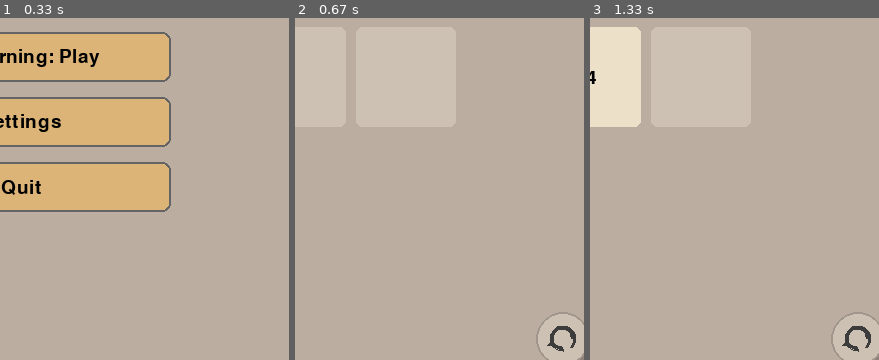
Above: before the commit, frames 1-3 (left to right).
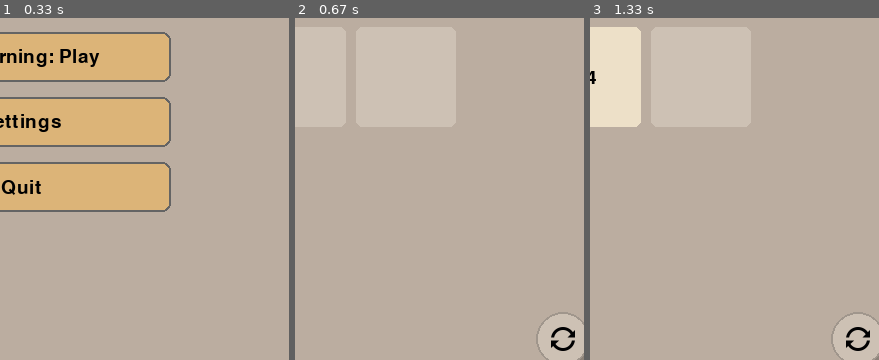
Above: after the commit, the same moments.

Repository: Hugodlg91/Game-1
Game: pygame game, started from main.py
Same seed, same stepped clock (60 frames per second), same inputs: the game is played once before the commit and once after it.
Inputs:
- Up to frame 1 (0.33 s): no input
- Up to frame 2 (0.67 s): click "Play (manual)" at 0.38 s
- Up to frame 3 (1.33 s): no input
The pictures show only the part of the screen within x 47-97%, y 48-98%; the shares and areas given below are measured in that part.

Frame 1 is identical in both runs. In frame 2, 0.3% of the frame differs, in the area x 87-98%, y 90-98%; in frame 3, 0.3%.

Commit message:
feat: Implement a new modular UI system with dedicated screens, animations, and buttons, replacing legacy UI components and integrating with game and AI logic.

Diff:
--- /dev/null
+++ b/create_icon_script.py
@@ -0,0 +1,115 @@
+import pygame
+import os
+
+def create_pixel_icon():
+    pygame.init()
+    # Create a 24x24 surface with alpha channel
+    surface = pygame.Surface((24, 24), pygame.SRCALPHA)
+
+    # Colors
+    c = (0, 0, 0, 255)  # Black solid
+    t = (0, 0, 0, 0)    # Transparent
+
+    # 24x24 grid pattern for a circular arrow
+    # This is a hand-designed pixel art pattern
+    pixels = [
+        "                        ",
+        "                        ",
+        "         xxxxxx         ",
+        "       xx      xx       ",
+        "      x          x      ",
+        "     x            x     ",
+        "    x              x    ",
+        "    x              xx   ",
+        "   x                xx  ",
+        "   x                 xx ",
+        "   x                  x ",
+        "   x                  x ",
+        "   x                  x ",
+        "   x                  x ",
+        "   x                  x ",
+        "    x                 x ",
+        "    x                x  ",
+        "     x              x   ",
+        "      x            x    ",
+        "       xx        xx     ",
+        "         xxxxxx  x      ",
+        "                xxx     ",
+        "               xxxxx    ",
+        "                        "
+    ]
+
+    # A improved circular arrow design
+    pixels_better = [
+        "                        ",
+        "          xxxx          ",
+        "       xxx    xxx       ",
+        "     xx          xx     ",
+        "    x              x    ",
+        "   x                x   ",
+        "   x                xx  ",
+        "  x                  x  ",
+        "  x                  xx ",
+        "  x                   x ",
+        "  x                   x ",
+        "  x                   x ",
+        "  x                   x ",
+        "  x                   x ",
+        "  x                  x  ",
+        "   x                 x  ",
+        "   x                 x  ",
+        "    x               x   ",
+        "     xx           xx    ",
+        "       xxx      xx      ",
+        "          xxxx  x       ",
+        "               xxx      ",
+        "              xxxxx     ",
+        "             xxxxxxx    "
+    ]
+
+    # Even simpler, thicker one for readability
+    pixels_thick = [
+        "                        ",
+        "         xxxxxx         ",
+        "       xx      xx       ",
+        "      x          x      ",
+        "     x            x     ",
+        "    x              x    ",
+        "    x              xx   ",
+        "   x                x   ",
+        "   x                    ",
+        "   x                    ",
+        "   x                    ",
+        "   x                    ",
+        "   x                    ",
+        "   x                    ",
+        "   x                x   ",
+        "    x               x   ",
+        "    x              xx   ",
+        "     x             x    ",
+        "      x           xx    ",
+        "       xx       xxx     ",
+        "         xxxxxx   x     ",
+        "                 xxx    ",
+        "                xxxxx   ",
+        "                        "
+    ]
+
+    # Let's use a procedurally drawn one on the surface to get it nicer but saved as pixels
+    # Actually, drawing primitives on a small surface often looks distinctively "pixel art" if checking aliasing
+    # But let's stick to the manual bitmask for absolute control
+
+    # Let's try to map the thick pattern
+    for y in range(24):
+        row = pixels_thick[y]
+        for x in range(len(row)):
+            if x < 24 and row[x] == 'x':
+                surface.set_at((x, y), c)
+
+    # Save the file
+    out_path = os.path.join("ui", "reset_icon.png")
+    pygame.image.save(surface, out_path)
+    print(f"Created {out_path}")
+
+if __name__ == "__main__":
+    create_pixel_icon()
--- a/game_2048_pygame.py
+++ /dev/null
@@ -1,154 +0,0 @@
-"""
-Pygame-based interactive frontend for the 2048 game.
-
-Run with:
-    python game_2048_pygame.py
-
-Controls: arrow keys or W/A/S/D to move, R to restart, Esc or close window to quit.
-"""
-from __future__ import annotations
-
-import random
-import sys
-import pygame
-from typing import Tuple
-
-from game_2048 import Game2048
-
-
-CELL_SIZE = 100
-MARGIN = 10
-FONT_SIZE = 36
-BG_COLOR = (187, 173, 160)
-EMPTY_COLOR = (205, 193, 180)
-TILE_COLORS = {
-    2: (238, 228, 218),
-    4: (237, 224, 200),
-    8: (242, 177, 121),
-    16: (245, 149, 99),
-    32: (246, 124, 95),
-    64: (246, 94, 59),
-    128: (237, 207, 114),
-    256: (237, 204, 97),
-    512: (237, 200, 80),
-    1024: (237, 197, 63),
-    2048: (237, 194, 46),
-}
-
-
-def tile_color(value: int) -> Tuple[int, int, int]:
-    return TILE_COLORS.get(value, (60, 58, 50))
-
-
-class Pygame2048:
-    def __init__(self, size: int = 4, seed: int | None = None):
-        pygame.init()
-        self.size = size
-        self.cell = CELL_SIZE
-        self.margin = MARGIN
-        self.width = size * self.cell + (size + 1) * self.margin
-        self.height = self.width + 80
-        self.screen = pygame.display.set_mode((self.width, self.height))
-        pygame.display.set_caption("2048")
-        self.font = pygame.font.SysFont(None, FONT_SIZE)
-        self.small_font = pygame.font.SysFont(None, 20)
-        self.clock = pygame.time.Clock()
-
-        self.rng_seed = seed
-        self.reset_game()
-        self.ai_enabled = False
-
-    def reset_game(self) -> None:
-        rng = random.Random(self.rng_seed) if self.rng_seed is not None else random.Random()
-        self.game = Game2048(size=self.size, rng=rng)
-
-    def draw(self) -> None:
-        self.screen.fill(BG_COLOR)
-        # draw grid background
-        for row in range(self.size):
-            for col in range(self.size):
-                x = self.margin + col * (self.cell + self.margin)
-                y = self.margin + row * (self.cell + self.margin)
-                value = self.game.board[row][col]
-                color = EMPTY_COLOR if value == 0 else tile_color(value)
-                pygame.draw.rect(self.screen, color, (x, y, self.cell, self.cell), border_radius=6)
-                if value:
-                    text = self.font.render(str(value), True, (0, 0, 0))
-                    txt_rect = text.get_rect(center=(x + self.cell / 2, y + self.cell / 2))
-                    self.screen.blit(text, txt_rect)
-
-        # score and hints
-        score_text = self.small_font.render(f"Score: {self.game.score}", True, (0, 0, 0))
-        self.screen.blit(score_text, (self.margin, self.width + 10))
-        hint_text = self.small_font.render("Arrows or W/A/S/D to move — R to restart — Esc to quit", True, (0, 0, 0))
-        self.screen.blit(hint_text, (self.margin, self.width + 35))
-
-        if self.game.has_won():
-            win_surf = self.font.render("You reached 2048!", True, (0, 0, 0))
-            self.screen.blit(win_surf, (self.margin, self.width + 10))
-
-        if not self.game.has_moves_available():
-            over_surf = self.font.render("Game Over", True, (200, 0, 0))
-            rect = over_surf.get_rect(center=(self.width / 2, self.width / 2))
-            self.screen.blit(over_surf, rect)
-
-        pygame.display.flip()
-
-    def handle_key(self, key) -> None:
-        mapping = {
-            pygame.K_UP: "up",
-            pygame.K_w: "up",
-            pygame.K_DOWN: "down",
-            pygame.K_s: "down",
-            pygame.K_LEFT: "left",
-            pygame.K_a: "left",
-            pygame.K_RIGHT: "right",
-            pygame.K_d: "right",
-        }
-        if key in mapping:
-            _ = self.game.move(mapping[key])
-
-    def run(self) -> None:
-        running = True
-        while running:
-            self.clock.tick(30)
-            for event in pygame.event.get():
-                if event.type == pygame.QUIT:
-                    running = False
-                elif event.type == pygame.KEYDOWN:
-                    if event.key == pygame.K_ESCAPE:
-                        running = False
-                    elif event.key == pygame.K_r:
-                        self.reset_game()
-                    elif event.key == pygame.K_a:
-                        # toggle AI autoplay
-                        self.ai_enabled = not self.ai_enabled
-                    elif event.key == pygame.K_A:
-                        self.ai_enabled = not self.ai_enabled
-                    else:
-                        self.handle_key(event.key)
-            # If AI is enabled, play one move per frame
-            if self.ai_enabled:
-                try:
-                    import ai_player
-                    move = ai_player.choose_best_move(self.game)
-                    if move:
-                        self.game.move(move)
-                except Exception:
-                    # don't crash the game UI if AI fails
-                    self.ai_enabled = False
-
-            self.draw()
-
-        pygame.quit()
-
-
-def main() -> None:
-    size = 4
-    seed = None
-    app = Pygame2048(size=size, seed=seed)
-    app.run()
-
-
-if __name__ == "__main__":
-    main()
--- a/menu.py
+++ /dev/null
@@ -1,85 +0,0 @@
-"""Console main menu for 2048.
-
-Provides options to play manually, autoplay (heuristic), Q-learning train/play, and settings.
-"""
-from __future__ import annotations
-
-import sys
-from typing import Optional
-
-from game_2048 import play_game, Game2048
-import ai_player
-import q_learning_agent
-import settings
-
-
-def _prompt(prompt: str) -> str:
-    try:
-        return input(prompt).strip()
-    except (EOFError, KeyboardInterrupt):
-        return ""
-
-
-def show_menu() -> None:
-    while True:
-        print("\n=== 2048 Main Menu ===")
-        print("1. Play (manual)")
-        print("2. Autoplay (heuristic AI)")
-        print("3. Q-Learning AI")
-        print("4. Settings (key bindings)")
-        print("5. Quit")
-        choice = _prompt("Choose an option [1-5]: ")
-        if choice == "1":
-            play_game()
-        elif choice == "2":
-            play_game(ai=True)
-        elif choice == "3":
-            q_learning_menu()
-        elif choice == "4":
-            settings.configure_keybindings()
-        elif choice == "5" or choice.lower() in {"q", "quit"}:
-            print("Goodbye")
-            return
-        else:
-            print("Invalid choice")
-
-
-def q_learning_menu() -> None:
-    print("\nQ-Learning Menu")
-    print("1. Train Q-table")
-    print("2. Play using learned Q-table")
-    print("3. Back")
-    choice = _prompt("Choose [1-3]: ")
-    if choice == "1":
-        eps = int(_prompt("Episodes to train (e.g. 1000): ") or "1000")
-        alpha = float(_prompt("Alpha (learning rate) [0.1]: ") or "0.1")
-        gamma = float(_prompt("Gamma (discount) [0.9]: ") or "0.9")
-        epsilon = float(_prompt("Epsilon (exploration) [0.2]: ") or "0.2")
-        print("Training Q-table...")
-        q_learning_agent.train_q_learning(episodes=eps, alpha=alpha, gamma=gamma, epsilon=epsilon)
-        print("Training complete and saved to qtable.pkl")
-    elif choice == "2":
-        qtable = q_learning_agent.load_qtable()
-        if not qtable:
-            print("No Q-table found. Train first.")
-            return
-        print("Starting autoplay using Q-table (press Ctrl+C to stop)")
-        game = Game2048()
-        try:
-            while True:
-                print(game.render())
-                if not game.has_moves_available():
-                    print("Game over")
-                    break
-                action = q_learning_agent.choose_action_from_q(game, qtable)
-                if action is None:
-                    break
-                game.move(action)
-        except KeyboardInterrupt:
-            print("Stopped")
-    else:
-        return
-
-
-if __name__ == "__main__":
-    show_menu()
--- a/ui/play_screen.py
+++ b/ui/play_screen.py
@@ -30,6 +30,20 @@
         self.reset_button_pos = (w - 80, h - 75)
         self.reset_button_radius = button_size // 2
         self.reset_button_hover = False
+
+        # Load reset icon
+        try:
+            import os
+            icon_path = os.path.join(os.path.dirname(__file__), 'reset_icon.png')
+            self.reset_icon = pygame.image.load(icon_path).convert_alpha()
+            # Resize (scale avoids blurring for pixel art, but for this double arrow maybe smoothscale is better?
+            # Let's stick to smoothscale as it looks like a high-res vector conversion)
+            self.reset_icon = pygame.transform.smoothscale(self.reset_icon, (24, 24))
+            # Make white background transparent if it exists (safety check)
+            self.reset_icon.set_colorkey((255, 255, 255))
+        except Exception as e:
+            print(f"Failed to load reset icon: {e}")
+            self.reset_icon = None
 
         # load keys
         settings = load_settings()
@@ -156,71 +170,7 @@
         # Border
         pygame.draw.circle(surf, (160, 150, 140), (center_x, center_y), self.reset_button_radius, 2)
 
-        # Draw Procedural Arrow Icon (Smoother version)
-        icon_color = (60, 60, 60)
-        arrow_radius = 12
-
-        # Draw Arc (nearly full circle)
-        # We'll use multiple line segments for smoother look or pygame.draw.arc
-        rect = pygame.Rect(center_x - arrow_radius, center_y - arrow_radius, arrow_radius * 2, arrow_radius * 2)
-        import math
-        start_angle = 0
-        end_angle = 1.5 * math.pi # 270 degrees
-
-        pygame.draw.arc(surf, icon_color, rect, start_angle, end_angle, 3)
-
-        # Draw Arrow Head - Adjusted for correct tangent
-        # The arc ends at angle 0 (3 o'clock position on standard circle math, but pygame handles rects)
-        # Pygame arc angles: 0 is East, pi/2 is North.
-        # We drew from 0 to 1.5pi (East -> North -> West -> South)
-        # So the end is at South (1.5pi, 270 deg) ??
-        # Wait, pygame arc coordinate system: 0 is right, pi/2 is top, pi is left, 3pi/2 is bottom.
-        # We want a clockwise arrow.
-        # Let's draw it manually with points for perfect control.
-
-        points = []
-        steps = 30
-        for i in range(steps):
-             # Angle goes from -45 deg to 225 deg (clockwise visual)
-             # In radians: -pi/4 to 5pi/4
-             angle = -math.pi/4 + (i / (steps-1)) * (1.5 * math.pi)
-             # Invert Y for screen coords
-             px = center_x + math.cos(angle) * arrow_radius
-             py = center_y - math.sin(angle) * arrow_radius
-             points.append((px, py))
-
-        if len(points) > 1:
-            pygame.draw.lines(surf, icon_color, False, points, 3)
-
-        # Arrow head at the end of the arc
-        # End angle is roughly 225 deg (5pi/4)
-        end_angle = -math.pi/4 + 1.5 * math.pi
-        px = center_x + math.cos(end_angle) * arrow_radius
-        py = center_y - math.sin(end_angle) * arrow_radius
-
-        # Tangent direction is perpendicular to radius
-        # vector is (-sin(a), -cos(a))
-        tx = -math.sin(end_angle)
-        ty = -math.cos(end_angle)
-
-        # Arrow head points
-        head_size = 7
-        # Tip is at (px, py)
-        tip = (px + tx * 2, py - ty * 2) # Slight offset forward
-
-        # Back points rotated +150 and -150 degrees from tangent
-        angle_tangent = math.atan2(-ty, tx) # Note flipped Y for screen
-
-        left_wing_angle = angle_tangent + math.radians(150)
-        right_wing_angle = angle_tangent - math.radians(150)
-
-        p_left = (
-            px + math.cos(left_wing_angle) * head_size,
-            py - math.sin(left_wing_angle) * head_size
-        )
-        p_right = (
-            px + math.cos(right_wing_angle) * head_size,
-            py - math.sin(right_wing_angle) * head_size
-        )
-
-        pygame.draw.polygon(surf, icon_color, [tip, p_left, p_right])
+        # Draw Icon
+        if self.reset_icon:
+            icon_rect = self.reset_icon.get_rect(center=(center_x, center_y))
+            surf.blit(self.reset_icon, icon_rect)
Binary file changed: ui/reset_icon.png
